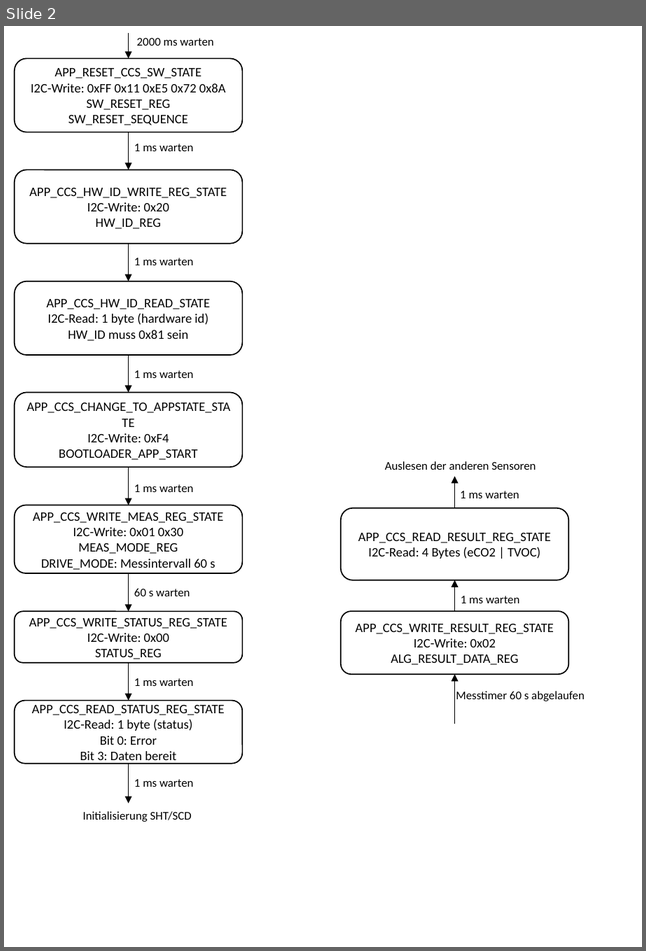
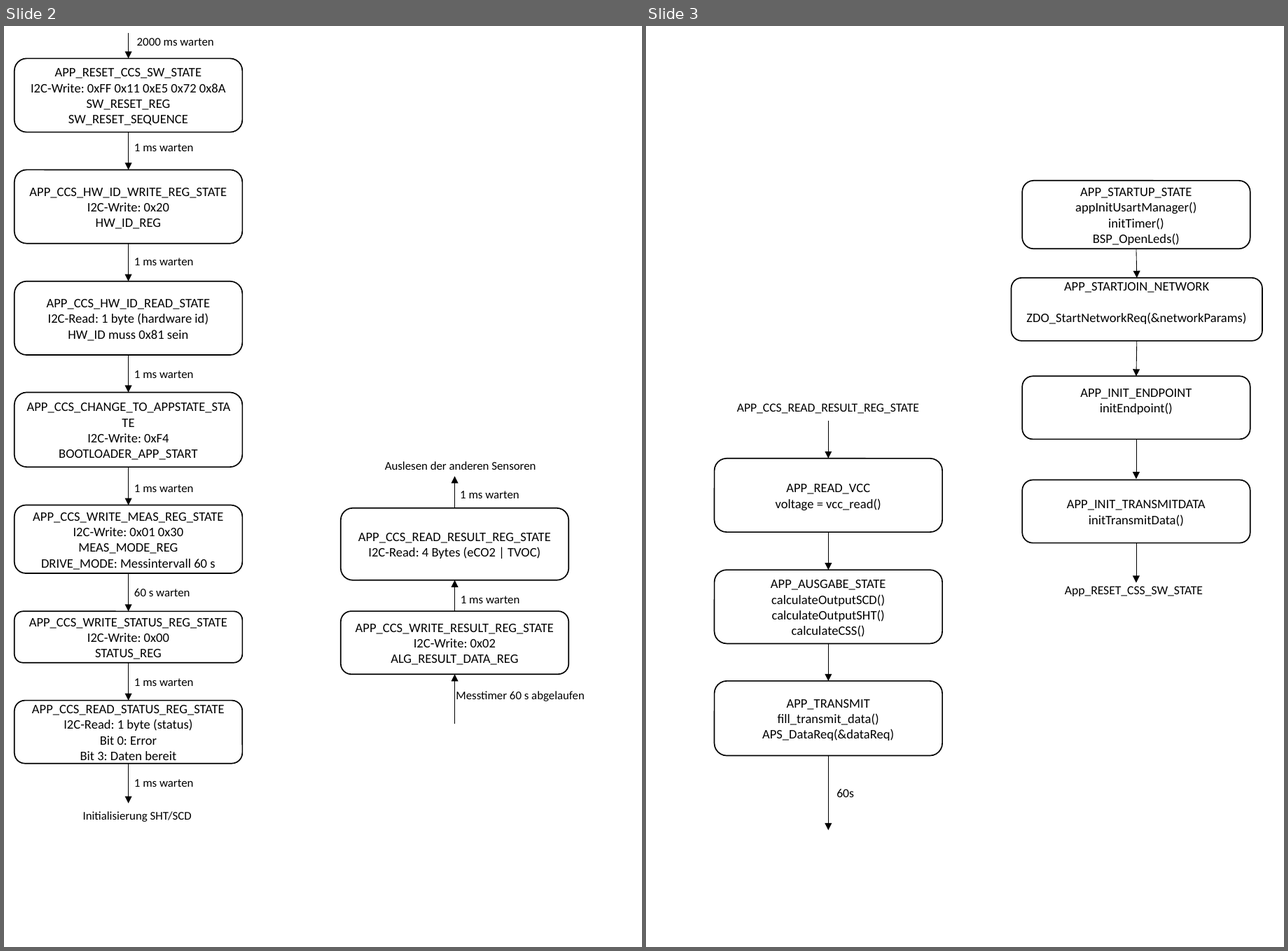
Before and after one commit to binaryArrow/airquality, a slide deck: Zustandsdiagramme.pptx. Shown side by side, each under a label of ours: slide 2 before the commit, slides 2 and 3 after it. The pictures are 646x951 and 1288x951 pixels, drawn with LibreOffice and Linux fonts; fonts in the diff are those of the drawing. Boxes give left, top, right and bottom in pixels: in the first picture for what was removed or moved away, otherwise in the second. Text is boxed around its words. In the diff, an @@ line names an element or a change of style, - is before the commit and + after.

```diff
--- a/Zustandsdiagramme.pptx
+++ b/Zustandsdiagramme.pptx
@@ slide 3 added at (646, 26, 1284, 947), background #FFFFFF @@
@@ rounded rectangle added at (1022, 181, 1249, 249), fill #FFFFFF, outline #000000 1 pt, 11 pt, text #000000 @@
+APP_STARTUP_STATE
+appInitUsartManager()
+initTimer()
+BSP_OpenLeds()
@@ arrow added from (1136, 249) to (1137, 278), #000000 0.5 pt @@
@@ rounded rectangle added at (1011, 278, 1261, 340), fill #FFFFFF, outline #000000 1 pt, 11 pt, text #000000 @@
+APP_STARTJOIN_NETWORK
+ZDO_StartNetworkReq(&networkParams)
@@ arrow added from (1137, 340) to (1136, 376), #000000 0.5 pt @@
@@ rounded rectangle added at (1022, 376, 1249, 439), fill #FFFFFF, outline #000000 1 pt, 11 pt, text #000000 @@
+APP_INIT_ENDPOINT
+initEndpoint()
@@ text added at (737, 403, 919, 414), 10.5 pt, text #000000 @@
+APP_CCS_READ_RESULT_REG_STATE
@@ arrow added from (828, 421) to (828, 459), #000000 0.5 pt @@
@@ arrow added from (1136, 439) to (1136, 479), #000000 0.5 pt @@
@@ rounded rectangle added at (714, 459, 942, 533), fill #FFFFFF, outline #000000 1 pt, 11 pt, text #000000 @@
+APP_READ_VCC
+voltage = vcc_read()
@@ rounded rectangle added at (1022, 480, 1249, 543), fill #FFFFFF, outline #000000 1 pt, 11 pt, text #000000 @@
+APP_INIT_TRANSMITDATA
+initTransmitData()
@@ arrow added from (828, 532) to (828, 570), #000000 0.5 pt @@
@@ arrow added from (1136, 543) to (1136, 583), #000000 0.5 pt @@
@@ rounded rectangle added at (714, 570, 942, 644), fill #FFFFFF, outline #000000 1 pt, 11 pt, text #000000 @@
+APP_AUSGABE_STATE
+calculateOutputSCD()
+calculateOutputSHT()
+calculateCSS()
@@ text added at (1065, 586, 1202, 596), 10.5 pt, text #000000 @@
+App_RESET_CSS_SW_STATE
@@ arrow added from (828, 643) to (828, 680), #000000 0.5 pt @@
@@ rounded rectangle added at (714, 680, 942, 755), fill #FFFFFF, outline #000000 1 pt, 11 pt, text #000000 @@
+APP_TRANSMIT
+fill_transmit_data()
+APS_DataReq(&dataReq)
@@ arrow added from (828, 755) to (828, 830), #000000 0.5 pt @@
@@ text added at (836, 789, 854, 797), 10.5 pt, text #000000 @@
+60s
```
Also in this commit, not shown: 9 other files.
